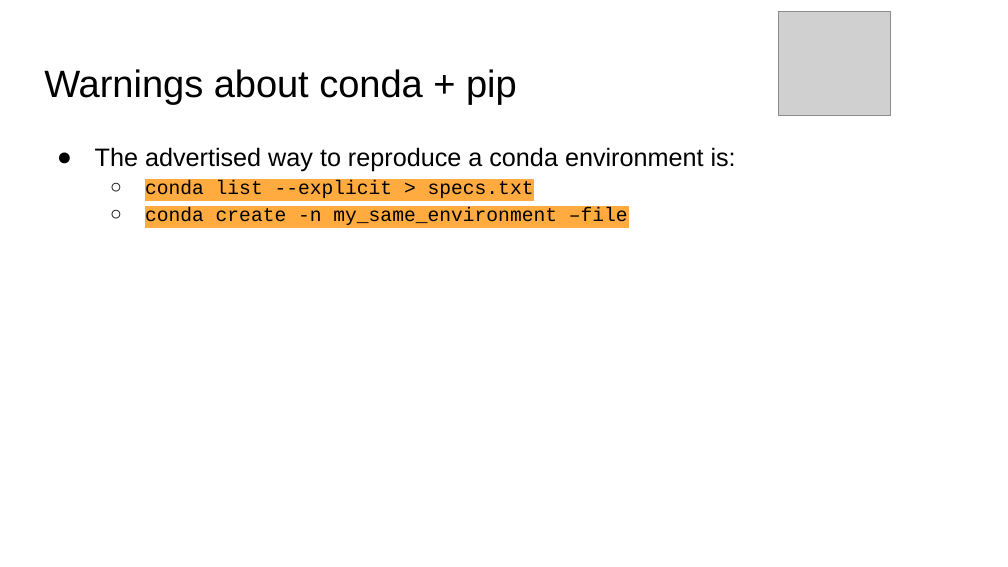
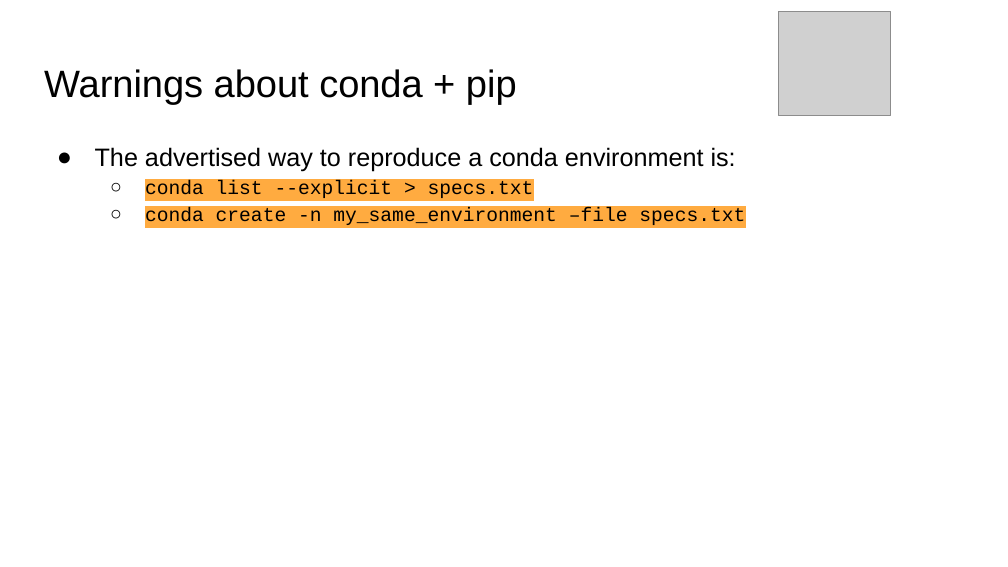
Before and after one commit to ekernf01/battle-lab-guide, a slide deck: slide 11 of reproducibility_tutorial.pptx. Drawn at 1008x567 pixels with LibreOffice and Linux fonts; fonts in the diff are those of the drawing; grey boxes stand for pictures. Boxes give left, top, right and bottom in pixels: in the first picture for what was removed or moved away, otherwise in the second. Text is boxed around its words. In the diff, an @@ line names an element or a change of style, - is before the commit and + after.

Commit message:
Fix a missing file arg in a conda create command

```diff
--- a/reproducibility_tutorial.pptx
+++ b/reproducibility_tutorial.pptx
@@ text at (145,208,745,225): text changed @@
-  ○ conda create -n my_same_environment –file
+  ○ conda create -n my_same_environment –file specs.txt
```
Also in this commit, not shown: 4 other slides changed.
